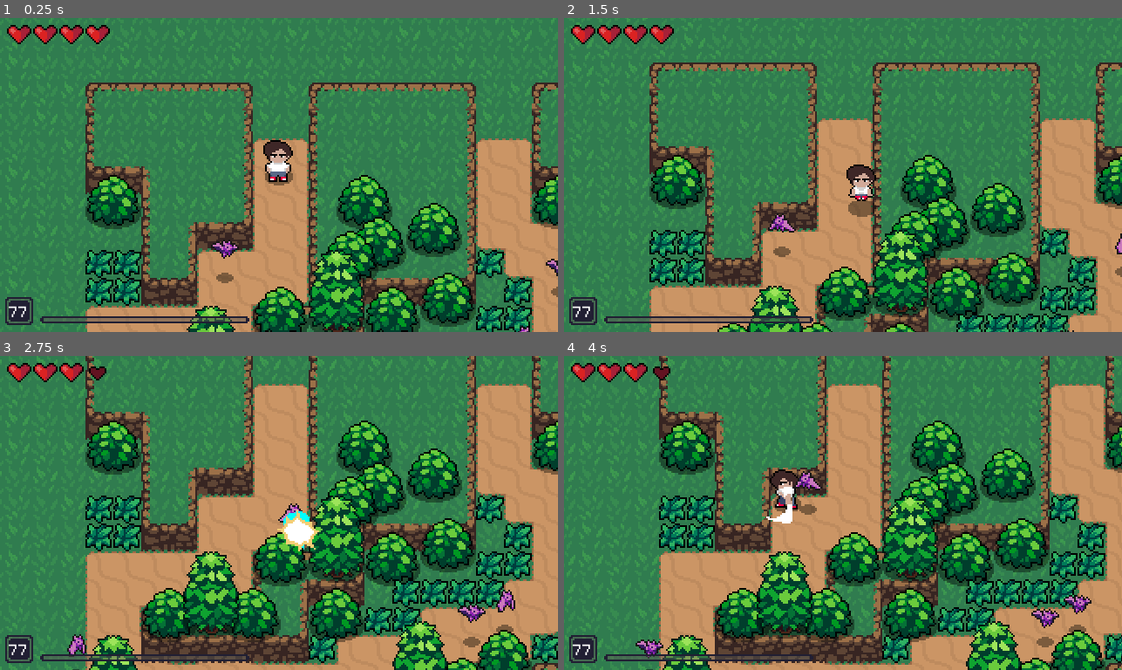
Above: before the commit, frames 1-4 (two rows, left to right).
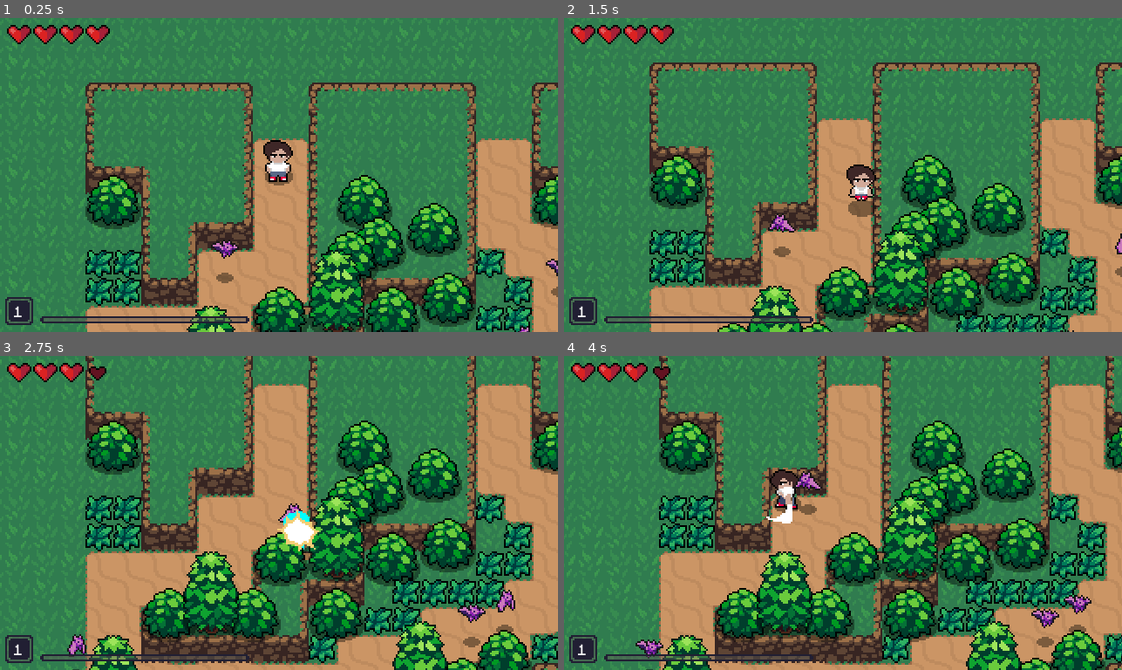
Above: after the commit, the same moments.

Repository: willior/Action_RPG_1
Game: Godot game, scene res://World.tscn
Two runs of this game, one before a commit and one after it. Both use one fixed random seed, a clock stepped at 60 frames per second and the inputs below.
Inputs:
- Up to frame 1 (0.25 s): no input
- Up to frame 2 (1.5 s): hold Right (ui_right) 0.53-1.28 s; tap V (attack) at 0.6 s; hold Down (ui_down) from 1.28 s (still down); tap B (roll) at 1.35 s
- Up to frame 3 (2.75 s): release Down (ui_down) at 2.03 s; hold Right (ui_right) from 2.03 s (still down); tap V (attack) at 2.1 s
- Up to frame 4 (4 s): release Right (ui_right) at 2.78 s; hold Up (ui_up) 2.78-3.53 s; tap B (roll) at 2.85 s; hold Left (ui_left) from 3.53 s (still down); tap V (attack) at 3.6 s

The runs differ from the first frame. In frame 1, less than 0.1% of the frame differs, in the area x 1-5%, y 91-96%; in frame 2, less than 0.1%; in frame 3, less than 0.1%; in frame 4, less than 0.1%.

Commit message:
levelling up, level display, and experience bar progress functioning properly

Diff:
--- a/assets/Enemies/Bat.tscn
+++ b/assets/Enemies/Bat.tscn
@@ -265,7 +265,7 @@
 material = SubResource( 2 )
 frames = SubResource( 8 )
 animation = "fly"
-frame = 1
+frame = 3
 playing = true
 offset = Vector2( 0, -12 )
 
--- a/assets/Player/PlayerStats.tscn
+++ b/assets/Player/PlayerStats.tscn
@@ -16,6 +16,7 @@
 signal max_health_changed(value)
 signal experience_changed(value)
 signal max_experience_changed(value)
+signal level_changed(value)
 
 func set_max_health(value):
 	max_health = value
--- a/assets/UI/ExpBar.gd
+++ b/assets/UI/ExpBar.gd
@@ -1,7 +1,8 @@
 extends Control
 
-var experienceProgress = 20 setget set_experience
-var max_experience = 100 setget set_max_experience
+var experienceProgress setget set_experience
+var max_experience setget set_max_experience
+var level setget set_level
 
 onready var levelBox = $HBoxContainer/TextureRect/Label
 onready var expBar = $ExpBarTexture
@@ -9,15 +10,20 @@
 func set_experience(value):
 	experienceProgress = value
 	expBar.value = experienceProgress
-	print(value)
 
 func set_max_experience(value):
 	max_experience = value
 	expBar.max_value = max_experience
 
+func set_level(value):
+	level = value
+	levelBox.set_text(str(PlayerStats.level))
+
 func _ready():
 	self.max_experience = PlayerStats.experience_required
 	self.experienceProgress = PlayerStats.experience
+	self.level = PlayerStats.level
 
 	PlayerStats.connect("experience_changed", self, "set_experience")
 	PlayerStats.connect("max_experience_changed", self, "set_max_experience")
+	PlayerStats.connect("level_changed", self, "set_level")
--- a/assets/UI/ExpBar.tscn
+++ b/assets/UI/ExpBar.tscn
@@ -39,7 +39,6 @@
 anchor_right = 1.0
 anchor_bottom = 1.0
 custom_fonts/font = SubResource( 1 )
-text = "77"
 align = 1
 valign = 1
 __meta__ = {
@@ -54,7 +53,6 @@
 rect_min_size = Vector2( 120, 3 )
 size_flags_vertical = 8
 max_value = 100.0
-value = 20.0
 rounded = true
 texture_under = ExtResource( 4 )
 texture_over = ExtResource( 5 )
--- a/assets/UI/HealthUI.gd
+++ b/assets/UI/HealthUI.gd
@@ -13,10 +13,6 @@
 
 func set_max_hearts(value):
 	max_hearts = value
-
-	#max_hearts = max(value, 1)
-	# self.hearts = min(hearts, max_hearts)
-
 	if heartUIEmpty != null:
 		heartUIEmpty.rect_size.x = max_hearts * 15
 
